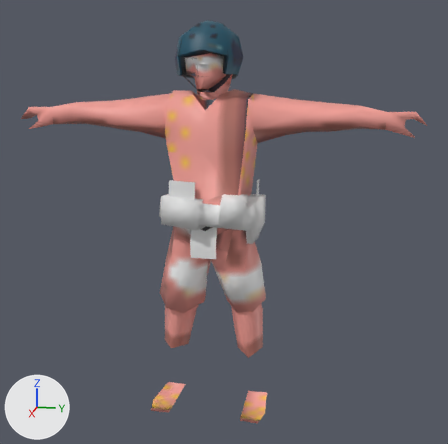
Two versions of the Blender file Assets/Models/Charachters/Beta/Surfer.blend, one commit apart.
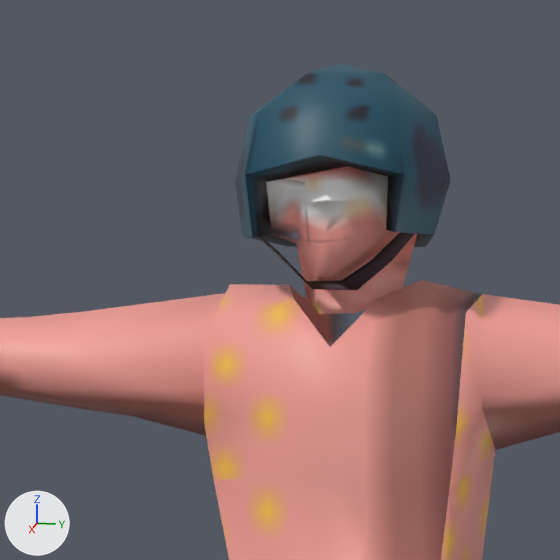
Old and new are each drawn whole from a 50 mm lens placed at (16.72, 3.6, 9.3), pointed at (0.38, 0.33, 5.21) and again close up on the part from 22% to 62% of the width and 0% to 40% of the height. The lights are fixed; the arrows at lower left show +X, +Y and +Z.

The first close-up shows 'SurferModel'.
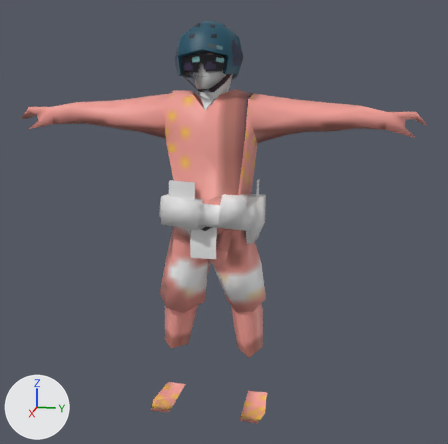
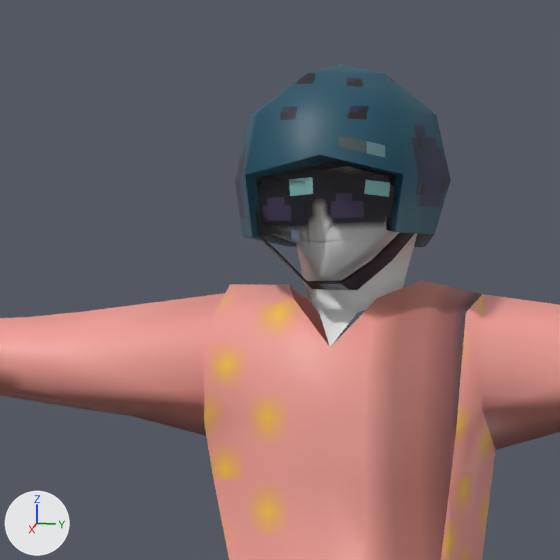
Pixel boxes (x1, y1, x2, y2) of what changed, in the close-ups (560 x 560 px):
'SurferModel', recoloured, surface changed (brown to grey)
    both: (244, 75, 420, 350)
part 1 of me_surfermesh_002, recoloured
    both: (235, 64, 451, 290)
part 2 of me_surfermesh_002, recoloured (brown to grey)
    both: (297, 167, 417, 347)
part 3 of me_surfermesh_002, surface changed (brown to grey)
    before: (266, 166, 400, 277)
    after: (257, 166, 400, 277)

The change, as a list of edits to the scene's bpy script:
```text
Add mat_helmetuv:
    mat_helmetuv = bpy.data.materials.new('HelmetUV')
    # uses the picture img_helmetuv_png_003
    # uses the picture img_helmetuv_png_007
Add mat_faceuv:
    mat_faceuv = principled_material('FaceUV')
    mat_faceuv.base_color = (0.8, 0.8, 0.8)  # white #e7e7e7
Change me_surfermesh_002:
    where me_surfermesh_002.from_pydata(...)  # 402 vertices, 562 faces; spans x -92.0..179.0, y -538.0..548.0, z -6.0..1050.0
    used by ob_surfermodel; location = (0.0, 0.0, 0.0); scale = (0.01, 0.01, 0.01)
    me_surfermesh_002 part 1: all 49 faces that had it switch from mat_helmetuv_002 to mat_helmetuv
    me_surfermesh_002 part 2: 63 of the faces centred in x 11.0..138.0, y -60.0..62.0, z 847.0..1023.0 switch from mat_bodyuv_002 to mat_faceuv (white #e7e7e7)
    me_surfermesh_002 part 3: texture (UV) coordinates of 24 of 562 faces, centred in x 94.0..138.0, y -41.0..48.0, z 896.0..962.0, changed; they spanned u 0.48..1.0, v 0.55..1.0 and now span u 0.0..0.73, v 0.0..1.0
```
